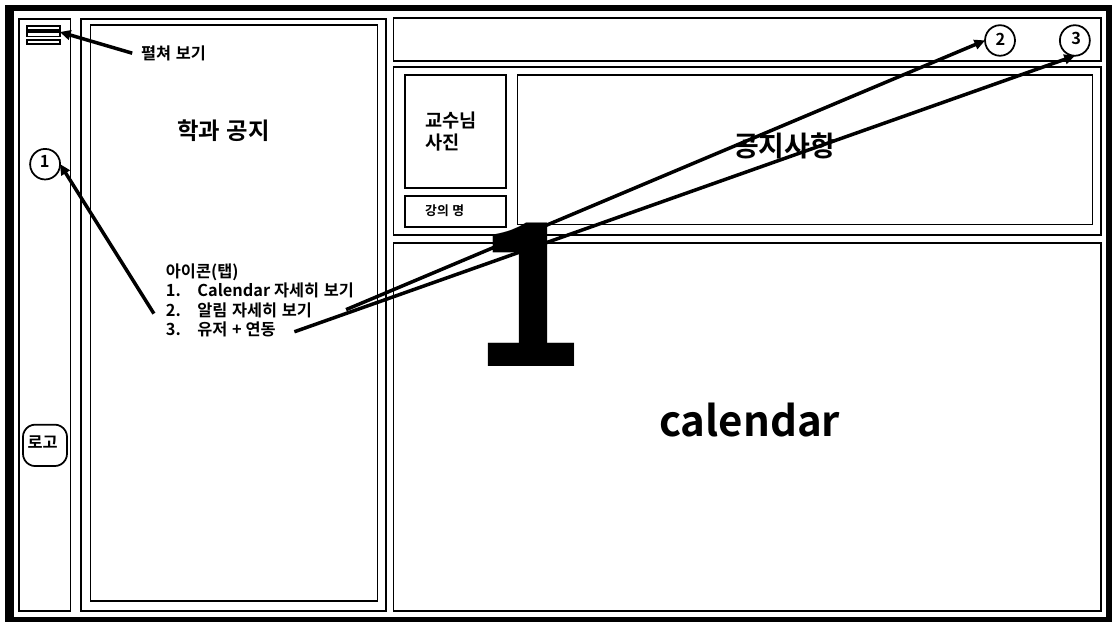
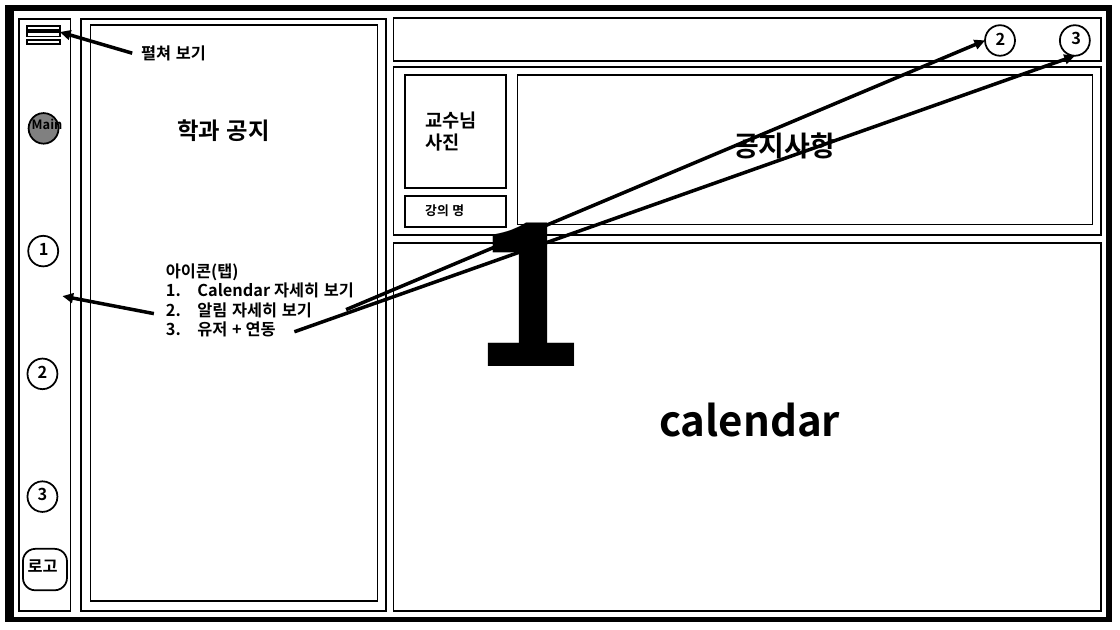
Before and after one commit to CSharp-WPF-team-project/team-project, a slide deck: slide 2 of 계획서, 보고서/구조.pptx. Drawn at 1120x630 pixels with LibreOffice and Linux fonts; fonts in the diff are those of the drawing. Boxes give left, top, right and bottom in pixels: in the first picture for what was removed or moved away, otherwise in the second. Text is boxed around its words. In the diff, an @@ line names an element or a change of style, - is before the commit and + after.

```diff
--- a/계획서, 보고서/구조.pptx
+++ b/계획서, 보고서/구조.pptx
@@ ellipse added at <box>29,113,59,144</box>, fill #808080, outline #000000 1.5 pt @@
@@ text added at <box>32,116,63,134</box>, 11 pt, text #000000, bold @@
+Main
@@ ellipse: place and size @@
-ellipse at <box>29,150,60,180</box>
+ellipse at <box>28,236,58,266</box>
@@ text "1": place and size @@
-text "1" at <box>40,155,50,167</box>
+text "1" at <box>39,243,49,255</box>
@@ arrow moved from (154, 313) - (60, 165) to (154, 313) - (63, 297) @@
@@ ellipse added at <box>27,359,57,389</box>, outline #000000 1.5 pt @@
@@ text added at <box>38,365,48,378</box>, 14 pt, text #000000, bold @@
+2
@@ ellipse added at <box>27,481,57,512</box>, outline #000000 1.5 pt @@
@@ text added at <box>38,487,48,500</box>, 14 pt, text #000000, bold @@
+3
@@ text "로고": place and size @@
-text "로고" at <box>28,435,58,448</box>
+text "로고" at <box>28,559,58,572</box>
@@ rounded rectangle: place and size @@
-rounded rectangle at <box>23,425,67,466</box>
+rounded rectangle at <box>23,549,67,590</box>
```
Also in this commit, not shown: 4 other slides changed, 3 other files.
